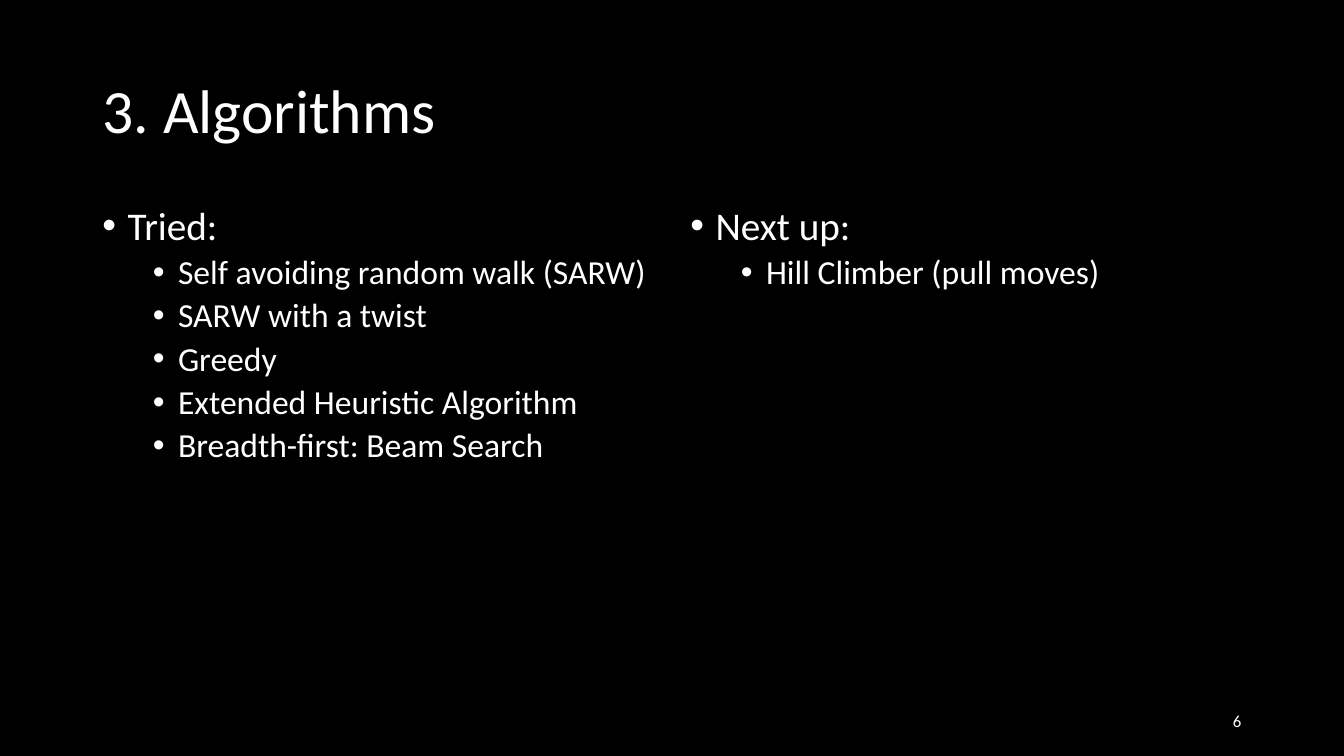
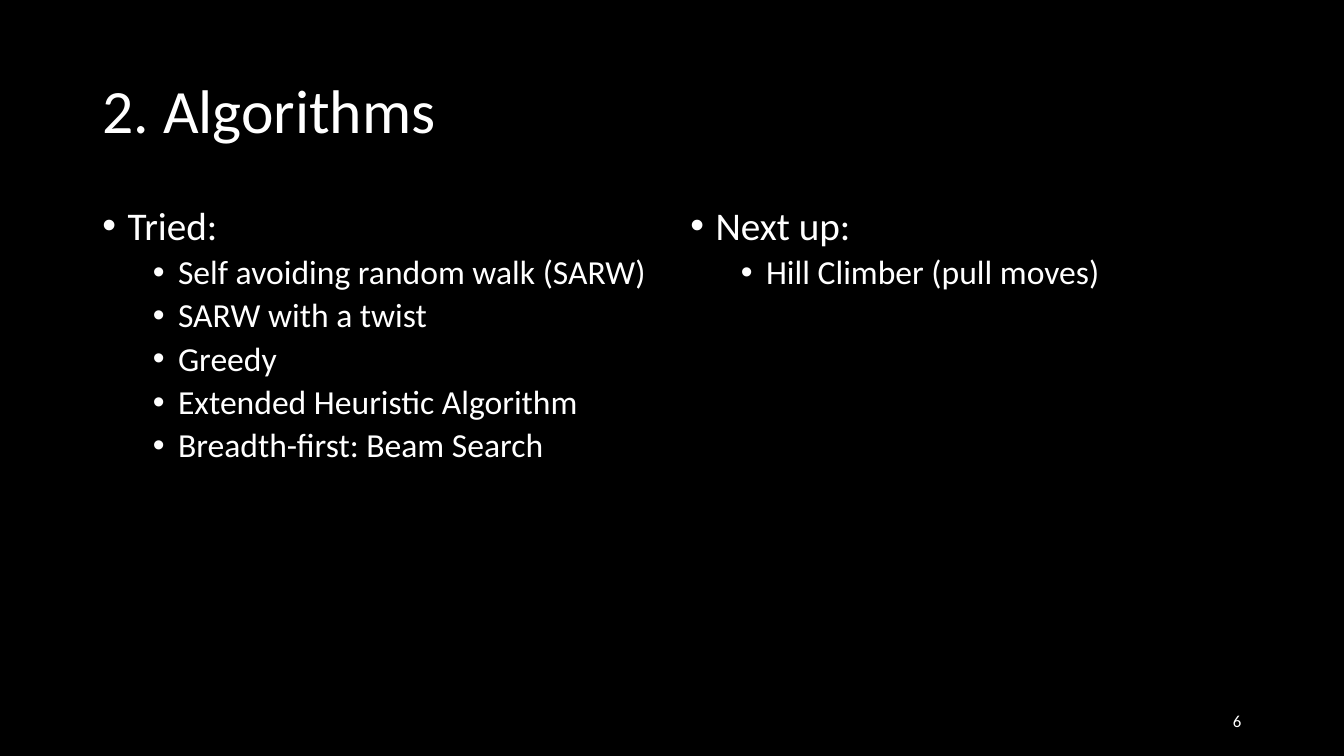
Before and after one commit to Loek21/Protein-Pow-d-er, a slide deck: slide 6 of Documentation/PPP, Week 2, Meeting 1.pptx. Drawn at 1344x756 pixels with LibreOffice and Linux fonts; fonts in the diff are those of the drawing. Boxes give left, top, right and bottom in pixels: in the first picture for what was removed or moved away, otherwise in the second. Text is boxed around its words. In the diff, an @@ line names an element or a change of style, - is before the commit and + after.

Commit message:
PPP: Update
Done:
My slides
Numbering of titles
Added few pictures in my slides
Reformatted presentationformat slide
Removed Datastructure reminder slide

```diff
--- a/Documentation/PPP, Week 2, Meeting 1.pptx
+++ b/Documentation/PPP, Week 2, Meeting 1.pptx
@@ title at bbox=[102, 90, 435, 144]: text changed @@
-3. Algorithms
+2. Algorithms
```
Also in this commit, not shown: 14 other slides changed, 2 other files.
